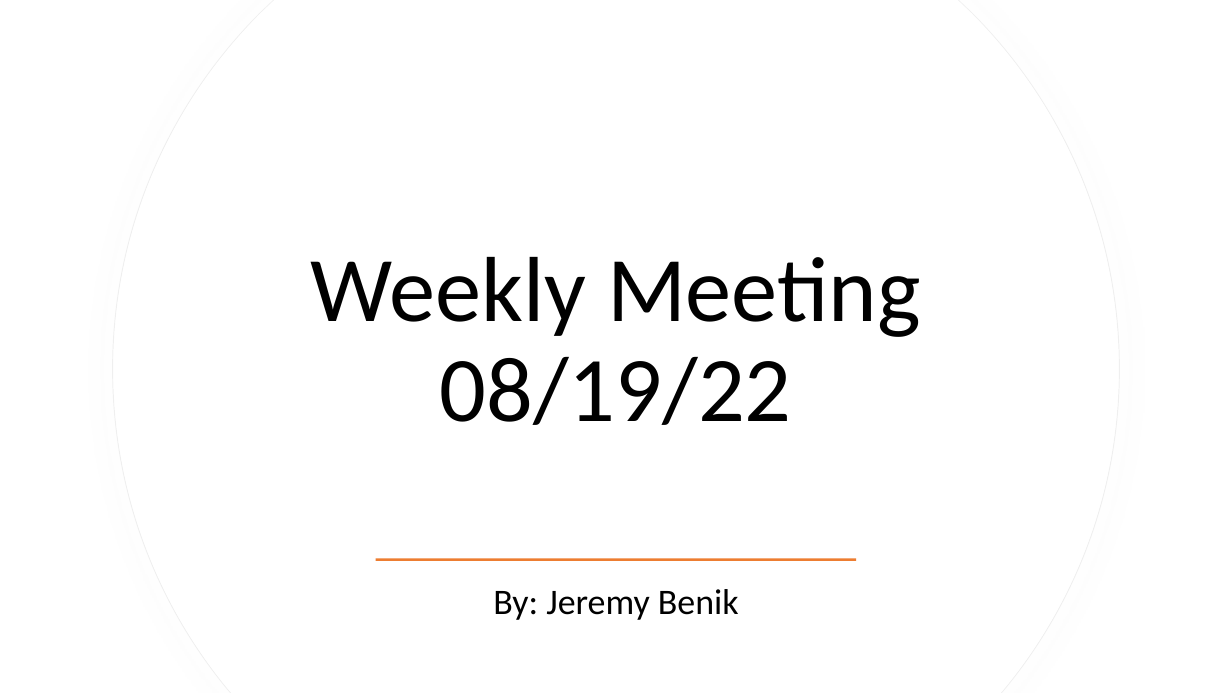
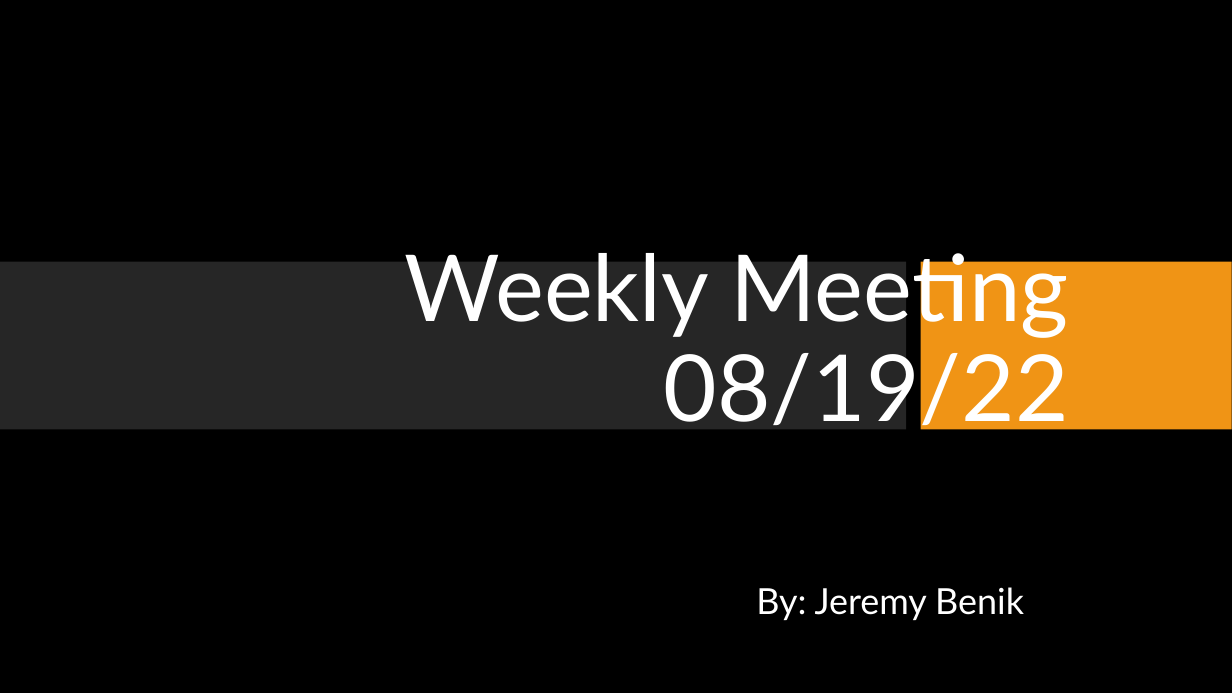
Before and after one commit to Jeremy-Benik/Meeting_Notes, a slide deck: slide 1 of 08192022_Presentation.pptx. Drawn at 1232x693 pixels with LibreOffice and Linux fonts; fonts in the diff are those of the drawing; background and template pictures are left out. Boxes give left, top, right and bottom in pixels: in the first picture for what was removed or moved away, otherwise in the second. Text is boxed around its words. In the diff, an @@ line names an element or a change of style, - is before the commit and + after.

```diff
--- a/08192022_Presentation.pptx
+++ b/08192022_Presentation.pptx
@@ background #FFFFFF to picture (left out) @@
@@ freeform shape removed at (x1=113, y1=0, x2=1120, y2=693) @@
@@ freeform shape removed at (x1=114, y1=0, x2=1119, y2=693) @@
@@ title "Weekly Meeting 08/19/22" at (x1=405, y1=253, x2=1069, y2=430): font Calibri to Lato, text colour #000000 to #FFFFFF; alignment centre to right @@
@@ rectangle added at (x1=0, y1=262, x2=907, y2=430), fill #262626 @@
@@ rectangle added at (x1=921, y1=262, x2=1232, y2=430), fill #F09415 @@
@@ rectangle removed at (x1=376, y1=558, x2=857, y2=561) @@
@@ subtitle "By: Jeremy Benik" at (x1=756, y1=587, x2=1024, y2=620): font Calibri to Lato, text colour #000000 to #FFFFFF; alignment centre to right @@
```
Also in this commit, not shown: 4 other slides changed, 4 slides added, 1 other file.
